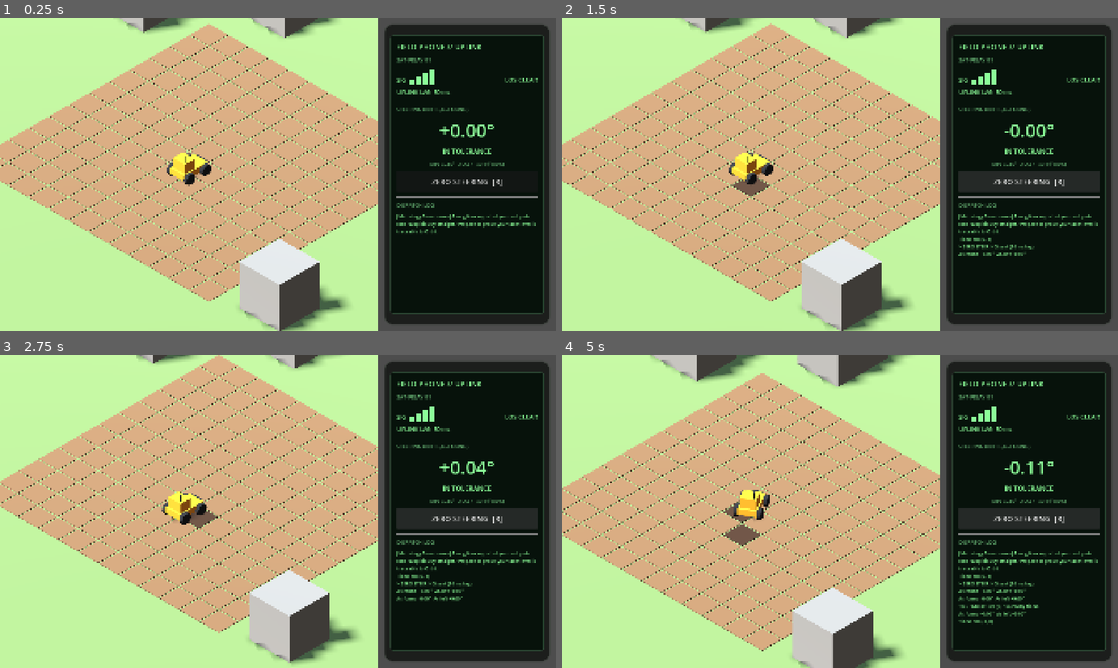
Above: before the commit, frames 1-4 (two rows, left to right).
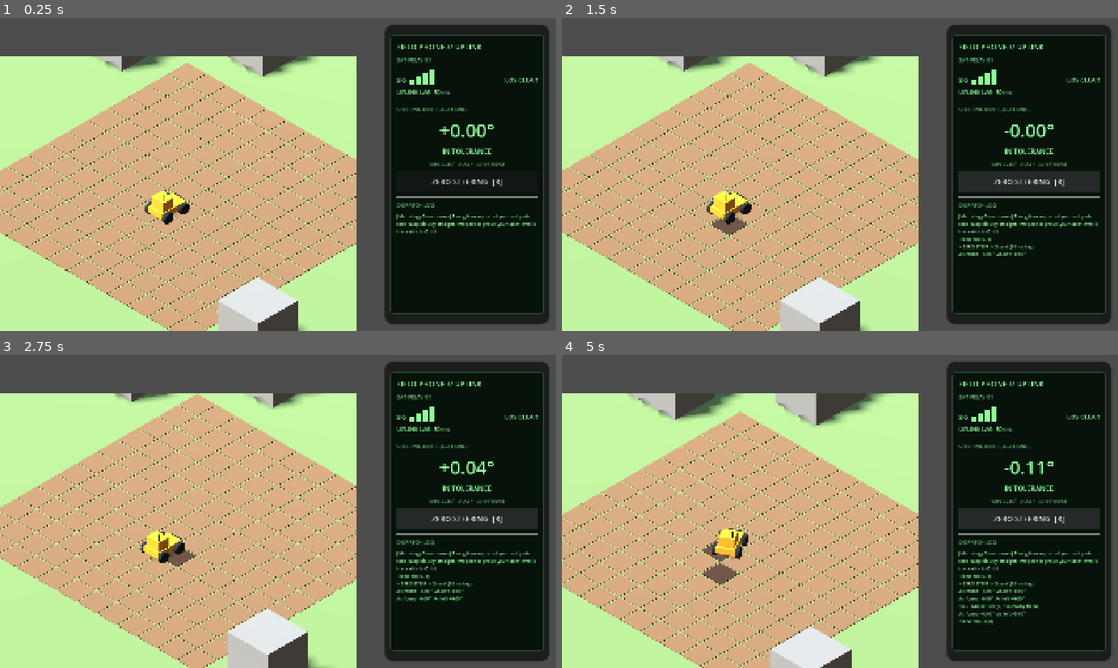
Above: after the commit, the same moments.

Repository: xlockeddown-glitch/out-of-spec
Game: Godot game, scene res://scenes/main_farm.tscn
The game is run twice, just before and just after one commit, with the same random seed, the same clock (stepped at 60 frames per second) and the same inputs.
Inputs:
- Up to frame 1 (0.25 s): no input
- Up to frame 2 (1.5 s): hold D (rover_steer_right) 0.53-1.25 s; tap Space (rover_till) at 0.6 s; click "ZERO STEERING [R]" at 1.25 s
- Up to frame 3 (2.75 s): tap Enter at 2 s; hold S (rover_reverse) from 2.03 s (still down); tap R (rover_zero_steering) at 2.1 s
- Up to frame 4 (5 s): release S (rover_reverse) at 2.78 s; hold D (rover_steer_right) 2.78-3.53 s; tap Space (rover_till) at 2.85, 4.35 s; hold W (rover_forward) 3.53-4.28 s; tap R (rover_zero_steering) at 3.6 s; hold A (rover_steer_left) from 4.28 s (still down)

The runs differ from the first frame. In frame 1, 36% of the frame differs, in the area x 0-68%, y 0-100%; in frame 2, 36%; in frame 3, 36%; in frame 4, 37%.

Commit message:
Godot 4.7.2 resave: .uid files, unique node ids, ignore local editor builds
Godot 4.7.2 rewrote project.godot and main_farm.tscn in its own format on
first open (defaults dropped, explicit InputEvent fields, uids, node ids).
No behavior change. README now targets 4.7.

Co-Authored-By: Claude Opus 5.5 <noreply@anthropic.com>
Claude-Session: https://claude.ai/code/session_01BofB6MbKLctUdnYN5tTGLe

Diff:
--- a/project.godot
+++ b/project.godot
@@ -8,12 +8,16 @@
 
 config_version=5
 
+[animation]
+
+compatibility/default_parent_skeleton_in_mesh_instance_3d=true
+
 [application]
 
 config/name="Out of Spec"
 config/description="Chunky voxel life-sim: satellite-linked remote farming/mining, tarantula terrariums, satirical metrology."
 run/main_scene="res://scenes/main_farm.tscn"
-config/features=PackedStringArray("4.5", "Forward Plus")
+config/features=PackedStringArray("4.7", "Forward Plus")
 
 [autoload]
 
@@ -25,33 +29,42 @@
 window/size/viewport_width=1920
 window/size/viewport_height=1080
 window/stretch/mode="canvas_items"
-window/stretch/aspect="keep"
 
 [input]
 
 rover_forward={
 "deadzone": 0.2,
-"events": [Object(InputEventKey,"physical_keycode":87), Object(InputEventKey,"physical_keycode":4194320)]
+"events": [Object(InputEventKey,"resource_local_to_scene":false,"resource_name":"","device":16,"window_id":0,"alt_pressed":false,"shift_pressed":false,"ctrl_pressed":false,"meta_pressed":false,"pressed":false,"keycode":0,"physical_keycode":87,"key_label":0,"unicode":0,"location":0,"echo":false,"script":null)
+, Object(InputEventKey,"resource_local_to_scene":false,"resource_name":"","device":16,"window_id":0,"alt_pressed":false,"shift_pressed":false,"ctrl_pressed":false,"meta_pressed":false,"pressed":false,"keycode":0,"physical_keycode":4194320,"key_label":0,"unicode":0,"location":0,"echo":false,"script":null)
+]
 }
 rover_reverse={
 "deadzone": 0.2,
-"events": [Object(InputEventKey,"physical_keycode":83), Object(InputEventKey,"physical_keycode":4194322)]
+"events": [Object(InputEventKey,"resource_local_to_scene":false,"resource_name":"","device":16,"window_id":0,"alt_pressed":false,"shift_pressed":false,"ctrl_pressed":false,"meta_pressed":false,"pressed":false,"keycode":0,"physical_keycode":83,"key_label":0,"unicode":0,"location":0,"echo":false,"script":null)
+, Object(InputEventKey,"resource_local_to_scene":false,"resource_name":"","device":16,"window_id":0,"alt_pressed":false,"shift_pressed":false,"ctrl_pressed":false,"meta_pressed":false,"pressed":false,"keycode":0,"physical_keycode":4194322,"key_label":0,"unicode":0,"location":0,"echo":false,"script":null)
+]
 }
 rover_steer_left={
 "deadzone": 0.2,
-"events": [Object(InputEventKey,"physical_keycode":65), Object(InputEventKey,"physical_keycode":4194319)]
+"events": [Object(InputEventKey,"resource_local_to_scene":false,"resource_name":"","device":16,"window_id":0,"alt_pressed":false,"shift_pressed":false,"ctrl_pressed":false,"meta_pressed":false,"pressed":false,"keycode":0,"physical_keycode":65,"key_label":0,"unicode":0,"location":0,"echo":false,"script":null)
+, Object(InputEventKey,"resource_local_to_scene":false,"resource_name":"","device":16,"window_id":0,"alt_pressed":false,"shift_pressed":false,"ctrl_pressed":false,"meta_pressed":false,"pressed":false,"keycode":0,"physical_keycode":4194319,"key_label":0,"unicode":0,"location":0,"echo":false,"script":null)
+]
 }
 rover_steer_right={
 "deadzone": 0.2,
-"events": [Object(InputEventKey,"physical_keycode":68), Object(InputEventKey,"physical_keycode":4194321)]
+"events": [Object(InputEventKey,"resource_local_to_scene":false,"resource_name":"","device":16,"window_id":0,"alt_pressed":false,"shift_pressed":false,"ctrl_pressed":false,"meta_pressed":false,"pressed":false,"keycode":0,"physical_keycode":68,"key_label":0,"unicode":0,"location":0,"echo":false,"script":null)
+, Object(InputEventKey,"resource_local_to_scene":false,"resource_name":"","device":16,"window_id":0,"alt_pressed":false,"shift_pressed":false,"ctrl_pressed":false,"meta_pressed":false,"pressed":false,"keycode":0,"physical_keycode":4194321,"key_label":0,"unicode":0,"location":0,"echo":false,"script":null)
+]
 }
 rover_till={
 "deadzone": 0.2,
-"events": [Object(InputEventKey,"physical_keycode":32)]
+"events": [Object(InputEventKey,"resource_local_to_scene":false,"resource_name":"","device":16,"window_id":0,"alt_pressed":false,"shift_pressed":false,"ctrl_pressed":false,"meta_pressed":false,"pressed":false,"keycode":0,"physical_keycode":32,"key_label":0,"unicode":0,"location":0,"echo":false,"script":null)
+]
 }
 rover_zero_steering={
 "deadzone": 0.2,
-"events": [Object(InputEventKey,"physical_keycode":82)]
+"events": [Object(InputEventKey,"resource_local_to_scene":false,"resource_name":"","device":16,"window_id":0,"alt_pressed":false,"shift_pressed":false,"ctrl_pressed":false,"meta_pressed":false,"pressed":false,"keycode":0,"physical_keycode":82,"key_label":0,"unicode":0,"location":0,"echo":false,"script":null)
+]
 }
 
 [layer_names]
@@ -62,5 +75,4 @@
 
 [rendering]
 
-renderer/rendering_method="forward_plus"
 anti_aliasing/quality/msaa_3d=2
--- a/scenes/main_farm.tscn
+++ b/scenes/main_farm.tscn
@@ -1,10 +1,10 @@
-[gd_scene load_steps=16 format=3]
-
-[ext_resource type="Script" path="res://scripts/main_farm.gd" id="1_main"]
-[ext_resource type="Script" path="res://scripts/rover/rover_controller.gd" id="2_rover"]
-[ext_resource type="Script" path="res://scripts/world/satellite_relay.gd" id="3_relay"]
-[ext_resource type="Script" path="res://scripts/world/farm_grid.gd" id="4_grid"]
-[ext_resource type="Script" path="res://scripts/camera/iso_camera.gd" id="5_cam"]
+[gd_scene format=3 uid="uid://t68buwschid3"]
+
+[ext_resource type="Script" uid="uid://bcwvaalkth0lm" path="res://scripts/main_farm.gd" id="1_main"]
+[ext_resource type="Script" uid="uid://5o6uwubquyfv" path="res://scripts/rover/rover_controller.gd" id="2_rover"]
+[ext_resource type="Script" uid="uid://csnckofjd3kwt" path="res://scripts/world/satellite_relay.gd" id="3_relay"]
+[ext_resource type="Script" uid="uid://dvora5o5wfe7l" path="res://scripts/world/farm_grid.gd" id="4_grid"]
+[ext_resource type="Script" uid="uid://bbl4ndy88s6ud" path="res://scripts/camera/iso_camera.gd" id="5_cam"]
 [ext_resource type="PackedScene" path="res://ui/field_phone_hud.tscn" id="6_hud"]
 
 [sub_resource type="ProceduralSkyMaterial" id="SkyMat"]
@@ -18,192 +18,187 @@
 ambient_light_source = 3
 tonemap_mode = 2
 
+[sub_resource type="StandardMaterial3D" id="MatGround"]
+albedo_color = Color(0.42, 0.5, 0.3, 1)
+
+[sub_resource type="StandardMaterial3D" id="MatRock"]
+albedo_color = Color(0.5, 0.48, 0.45, 1)
+
+[sub_resource type="StandardMaterial3D" id="MatRelay"]
+albedo_color = Color(0.85, 0.87, 0.9, 1)
+
 [sub_resource type="BoxShape3D" id="RoverShape"]
 size = Vector3(1.6, 1, 2.4)
 
-[sub_resource type="StandardMaterial3D" id="MatGround"]
-albedo_color = Color(0.42, 0.5, 0.3, 1)
-roughness = 1.0
-
-[sub_resource type="StandardMaterial3D" id="MatRock"]
-albedo_color = Color(0.5, 0.48, 0.45, 1)
-roughness = 1.0
-
 [sub_resource type="StandardMaterial3D" id="MatRover"]
 albedo_color = Color(0.9, 0.55, 0.12, 1)
 
 [sub_resource type="StandardMaterial3D" id="MatDark"]
 albedo_color = Color(0.12, 0.12, 0.13, 1)
 
-[sub_resource type="StandardMaterial3D" id="MatRelay"]
-albedo_color = Color(0.85, 0.87, 0.9, 1)
-
-[node name="MainFarm" type="Node"]
+[node name="MainFarm" type="Node" unique_id=111713122]
 script = ExtResource("1_main")
 
-[node name="WorldView" type="SubViewportContainer" parent="."]
-layout_mode = 3
+[node name="WorldView" type="SubViewportContainer" parent="." unique_id=777552688]
+anchors_preset = -1
 anchor_right = 0.68
 anchor_bottom = 1.0
+offset_left = -75.0
+offset_top = 134.0
+offset_right = -75.0
+offset_bottom = 134.0
 grow_vertical = 2
 stretch = true
 
-[node name="WorldViewport" type="SubViewport" parent="WorldView"]
+[node name="WorldViewport" type="SubViewport" parent="WorldView" unique_id=296276192]
 handle_input_locally = false
 msaa_3d = 2
-size = Vector2i(1306, 1080)
+size = Vector2i(1305, 1080)
 render_target_update_mode = 4
 
-[node name="World" type="Node3D" parent="WorldView/WorldViewport"]
-
-[node name="WorldEnvironment" type="WorldEnvironment" parent="WorldView/WorldViewport/World"]
+[node name="World" type="Node3D" parent="WorldView/WorldViewport" unique_id=494122415]
+
+[node name="WorldEnvironment" type="WorldEnvironment" parent="WorldView/WorldViewport/World" unique_id=207294089]
 environment = SubResource("Env")
 
-[node name="Sun" type="DirectionalLight3D" parent="WorldView/WorldViewport/World"]
-rotation_degrees = Vector3(-50, -30, 0)
+[node name="Sun" type="DirectionalLight3D" parent="WorldView/WorldViewport/World" unique_id=245484382]
+transform = Transform3D(0.8660254, 0.38302222, -0.32139382, 0, 0.64278764, 0.76604444, 0.5, -0.66341394, 0.5566704, 0, 0, 0)
 shadow_enabled = true
 
-[node name="IsoCamera" type="Camera3D" parent="WorldView/WorldViewport/World" node_paths=PackedStringArray("target")]
+[node name="IsoCamera" type="Camera3D" parent="WorldView/WorldViewport/World" unique_id=548626872 node_paths=PackedStringArray("target")]
 current = true
 script = ExtResource("5_cam")
 target = NodePath("../Rover")
 
-[node name="Ground" type="CSGBox3D" parent="WorldView/WorldViewport/World"]
-position = Vector3(0, -0.5, 0)
-use_collision = true
-collision_layer = 1
+[node name="Ground" type="CSGBox3D" parent="WorldView/WorldViewport/World" unique_id=1000800481]
+transform = Transform3D(1, 0, 0, 0, 1, 0, 0, 0, 1, 0, -0.5, 0)
+use_collision = true
 collision_mask = 0
 size = Vector3(160, 1, 160)
 material = SubResource("MatGround")
 
-[node name="SoilGrid" type="GridMap" parent="WorldView/WorldViewport/World"]
-position = Vector3(0, -0.15, 0)
+[node name="SoilGrid" type="GridMap" parent="WorldView/WorldViewport/World" unique_id=56551322]
+transform = Transform3D(1, 0, 0, 0, 1, 0, 0, 0, 1, 0, -0.15, 0)
 cell_size = Vector3(2, 0.2, 2)
 collision_layer = 0
 collision_mask = 0
 script = ExtResource("4_grid")
 
-[node name="Rocks" type="Node3D" parent="WorldView/WorldViewport/World"]
-
-[node name="RockA" type="CSGBox3D" parent="WorldView/WorldViewport/World/Rocks"]
-position = Vector3(-17, 2, -10)
+[node name="Rocks" type="Node3D" parent="WorldView/WorldViewport/World" unique_id=573734627]
+
+[node name="RockA" type="CSGBox3D" parent="WorldView/WorldViewport/World/Rocks" unique_id=1022918678]
+transform = Transform3D(1, 0, 0, 0, 1, 0, 0, 0, 1, -17, 2, -10)
 use_collision = true
 collision_layer = 5
 collision_mask = 0
 size = Vector3(5, 4, 4)
 material = SubResource("MatRock")
 
-[node name="RockB" type="CSGBox3D" parent="WorldView/WorldViewport/World/Rocks"]
-position = Vector3(-9, 1.75, -17)
+[node name="RockB" type="CSGBox3D" parent="WorldView/WorldViewport/World/Rocks" unique_id=1506736533]
+transform = Transform3D(1, 0, 0, 0, 1, 0, 0, 0, 1, -9, 1.75, -17)
 use_collision = true
 collision_layer = 5
 collision_mask = 0
 size = Vector3(4, 3.5, 5)
 material = SubResource("MatRock")
 
-[node name="RockC" type="CSGBox3D" parent="WorldView/WorldViewport/World/Rocks"]
-position = Vector3(16, 2, 9)
+[node name="RockC" type="CSGBox3D" parent="WorldView/WorldViewport/World/Rocks" unique_id=1587308848]
+transform = Transform3D(1, 0, 0, 0, 1, 0, 0, 0, 1, 16, 2, 9)
 use_collision = true
 collision_layer = 5
 collision_mask = 0
 size = Vector3(4, 4, 4)
 material = SubResource("MatRock")
 
-[node name="RockD" type="CSGBox3D" parent="WorldView/WorldViewport/World/Rocks"]
-position = Vector3(5, 1.5, -16)
+[node name="RockD" type="CSGBox3D" parent="WorldView/WorldViewport/World/Rocks" unique_id=845893544]
+transform = Transform3D(1, 0, 0, 0, 1, 0, 0, 0, 1, 5, 1.5, -16)
 use_collision = true
 collision_layer = 5
 collision_mask = 0
 size = Vector3(3, 3, 3)
 material = SubResource("MatRock")
 
-[node name="SatelliteRelay" type="Node3D" parent="WorldView/WorldViewport/World" node_paths=PackedStringArray("uplink_point")]
-position = Vector3(-70, 0, -70)
+[node name="SatelliteRelay" type="Node3D" parent="WorldView/WorldViewport/World" unique_id=2137581624 node_paths=PackedStringArray("uplink_point")]
+transform = Transform3D(1, 0, 0, 0, 1, 0, 0, 0, 1, -70, 0, -70)
 script = ExtResource("3_relay")
 uplink_point = NodePath("Dish")
 
-[node name="Mast" type="CSGCylinder3D" parent="WorldView/WorldViewport/World/SatelliteRelay"]
-position = Vector3(0, 8, 0)
-radius = 0.5
+[node name="Mast" type="CSGCylinder3D" parent="WorldView/WorldViewport/World/SatelliteRelay" unique_id=2013150468]
+transform = Transform3D(1, 0, 0, 0, 1, 0, 0, 0, 1, 0, 8, 0)
 height = 16.0
 material = SubResource("MatRelay")
 
-[node name="Dish" type="Marker3D" parent="WorldView/WorldViewport/World/SatelliteRelay"]
-position = Vector3(0, 16, 0)
-
-[node name="DishMesh" type="CSGSphere3D" parent="WorldView/WorldViewport/World/SatelliteRelay/Dish"]
+[node name="Dish" type="Marker3D" parent="WorldView/WorldViewport/World/SatelliteRelay" unique_id=764750310]
+transform = Transform3D(1, 0, 0, 0, 1, 0, 0, 0, 1, 0, 16, 0)
+
+[node name="DishMesh" type="CSGSphere3D" parent="WorldView/WorldViewport/World/SatelliteRelay/Dish" unique_id=425951318]
 radius = 1.5
 material = SubResource("MatRelay")
 
-[node name="Rover" type="CharacterBody3D" parent="WorldView/WorldViewport/World" node_paths=PackedStringArray("satellite_relay", "soil_grid", "antenna")]
+[node name="Rover" type="CharacterBody3D" parent="WorldView/WorldViewport/World" unique_id=221386182 node_paths=PackedStringArray("satellite_relay", "soil_grid", "antenna")]
 unique_name_in_owner = true
-position = Vector3(0, 0.05, 2)
+transform = Transform3D(1, 0, 0, 0, 1, 0, 0, 0, 1, 0, 0.05, 2)
 collision_layer = 2
-collision_mask = 1
 script = ExtResource("2_rover")
 satellite_relay = NodePath("../SatelliteRelay")
 soil_grid = NodePath("../SoilGrid")
 antenna = NodePath("Antenna")
 
-[node name="CollisionShape3D" type="CollisionShape3D" parent="WorldView/WorldViewport/World/Rover"]
-position = Vector3(0, 0.5, 0)
+[node name="CollisionShape3D" type="CollisionShape3D" parent="WorldView/WorldViewport/World/Rover" unique_id=806680600]
+transform = Transform3D(1, 0, 0, 0, 1, 0, 0, 0, 1, 0, 0.5, 0)
 shape = SubResource("RoverShape")
 
-[node name="VisualRoot" type="Node3D" parent="WorldView/WorldViewport/World/Rover"]
-
-[node name="Chassis" type="CSGBox3D" parent="WorldView/WorldViewport/World/Rover/VisualRoot"]
-position = Vector3(0, 0.6, 0)
+[node name="VisualRoot" type="Node3D" parent="WorldView/WorldViewport/World/Rover" unique_id=1748996152]
+
+[node name="Chassis" type="CSGBox3D" parent="WorldView/WorldViewport/World/Rover/VisualRoot" unique_id=1978092636]
+transform = Transform3D(1, 0, 0, 0, 1, 0, 0, 0, 1, 0, 0.6, 0)
 size = Vector3(1.4, 0.5, 2.4)
 material = SubResource("MatRover")
 
-[node name="Cab" type="CSGBox3D" parent="WorldView/WorldViewport/World/Rover/VisualRoot"]
-position = Vector3(0, 1.25, 0.5)
-size = Vector3(1.2, 0.8, 1.0)
+[node name="Cab" type="CSGBox3D" parent="WorldView/WorldViewport/World/Rover/VisualRoot" unique_id=1504684747]
+transform = Transform3D(1, 0, 0, 0, 1, 0, 0, 0, 1, 0, 1.25, 0.5)
+size = Vector3(1.2, 0.8, 1)
 material = SubResource("MatRover")
 
-[node name="Grille" type="CSGBox3D" parent="WorldView/WorldViewport/World/Rover/VisualRoot"]
-position = Vector3(0, 0.7, -1.25)
-size = Vector3(1.0, 0.3, 0.12)
-material = SubResource("MatDark")
-
-[node name="WheelFL" type="CSGCylinder3D" parent="WorldView/WorldViewport/World/Rover/VisualRoot"]
-position = Vector3(-0.85, 0.45, -0.8)
-rotation_degrees = Vector3(0, 0, 90)
-radius = 0.45
-height = 0.3
-material = SubResource("MatDark")
-
-[node name="WheelFR" type="CSGCylinder3D" parent="WorldView/WorldViewport/World/Rover/VisualRoot"]
-position = Vector3(0.85, 0.45, -0.8)
-rotation_degrees = Vector3(0, 0, 90)
-radius = 0.45
-height = 0.3
-material = SubResource("MatDark")
-
-[node name="WheelRL" type="CSGCylinder3D" parent="WorldView/WorldViewport/World/Rover/VisualRoot"]
-position = Vector3(-0.85, 0.45, 0.8)
-rotation_degrees = Vector3(0, 0, 90)
-radius = 0.45
-height = 0.3
-material = SubResource("MatDark")
-
-[node name="WheelRR" type="CSGCylinder3D" parent="WorldView/WorldViewport/World/Rover/VisualRoot"]
-position = Vector3(0.85, 0.45, 0.8)
-rotation_degrees = Vector3(0, 0, 90)
-radius = 0.45
-height = 0.3
-material = SubResource("MatDark")
-
-[node name="AntennaMast" type="CSGCylinder3D" parent="WorldView/WorldViewport/World/Rover/VisualRoot"]
-position = Vector3(0.4, 1.9, 0.8)
+[node name="Grille" type="CSGBox3D" parent="WorldView/WorldViewport/World/Rover/VisualRoot" unique_id=1070771076]
+transform = Transform3D(1, 0, 0, 0, 1, 0, 0, 0, 1, 0, 0.7, -1.25)
+size = Vector3(1, 0.3, 0.12)
+material = SubResource("MatDark")
+
+[node name="WheelFL" type="CSGCylinder3D" parent="WorldView/WorldViewport/World/Rover/VisualRoot" unique_id=2058933030]
+transform = Transform3D(-4.371139e-08, -1, 0, 1, -4.371139e-08, 0, 0, 0, 1, -0.85, 0.45, -0.8)
+radius = 0.45
+height = 0.3
+material = SubResource("MatDark")
+
+[node name="WheelFR" type="CSGCylinder3D" parent="WorldView/WorldViewport/World/Rover/VisualRoot" unique_id=2018686994]
+transform = Transform3D(-4.371139e-08, -1, 0, 1, -4.371139e-08, 0, 0, 0, 1, 0.85, 0.45, -0.8)
+radius = 0.45
+height = 0.3
+material = SubResource("MatDark")
+
+[node name="WheelRL" type="CSGCylinder3D" parent="WorldView/WorldViewport/World/Rover/VisualRoot" unique_id=17662113]
+transform = Transform3D(-4.371139e-08, -1, 0, 1, -4.371139e-08, 0, 0, 0, 1, -0.85, 0.45, 0.8)
+radius = 0.45
+height = 0.3
+material = SubResource("MatDark")
+
+[node name="WheelRR" type="CSGCylinder3D" parent="WorldView/WorldViewport/World/Rover/VisualRoot" unique_id=692265830]
+transform = Transform3D(-4.371139e-08, -1, 0, 1, -4.371139e-08, 0, 0, 0, 1, 0.85, 0.45, 0.8)
+radius = 0.45
+height = 0.3
+material = SubResource("MatDark")
+
+[node name="AntennaMast" type="CSGCylinder3D" parent="WorldView/WorldViewport/World/Rover/VisualRoot" unique_id=1146133402]
+transform = Transform3D(1, 0, 0, 0, 1, 0, 0, 0, 1, 0.4, 1.9, 0.8)
 radius = 0.04
 height = 0.6
 material = SubResource("MatDark")
 
-[node name="Antenna" type="Marker3D" parent="WorldView/WorldViewport/World/Rover"]
-position = Vector3(0.4, 2.2, 0.8)
-
-[node name="HUDLayer" type="CanvasLayer" parent="."]
-
-[node name="FieldPhoneHUD" parent="HUDLayer" instance=ExtResource("6_hud")]
+[node name="Antenna" type="Marker3D" parent="WorldView/WorldViewport/World/Rover" unique_id=752251794]
+transform = Transform3D(1, 0, 0, 0, 1, 0, 0, 0, 1, 0.4, 2.2, 0.8)
+
+[node name="HUDLayer" type="CanvasLayer" parent="." unique_id=1890206993]
+
+[node name="FieldPhoneHUD" parent="HUDLayer" unique_id=1260413487 instance=ExtResource("6_hud")]
 unique_name_in_owner = true
Not shown, added: scripts/autoload/DataManager.gd.uid
Not shown, added: scripts/camera/iso_camera.gd.uid
Not shown, added: scripts/main_farm.gd.uid
Not shown, added: scripts/rover/rover_controller.gd.uid
Not shown, added: scripts/ui/field_phone_hud.gd.uid
Not shown, added: scripts/world/farm_grid.gd.uid
Not shown, added: scripts/world/satellite_relay.gd.uid
